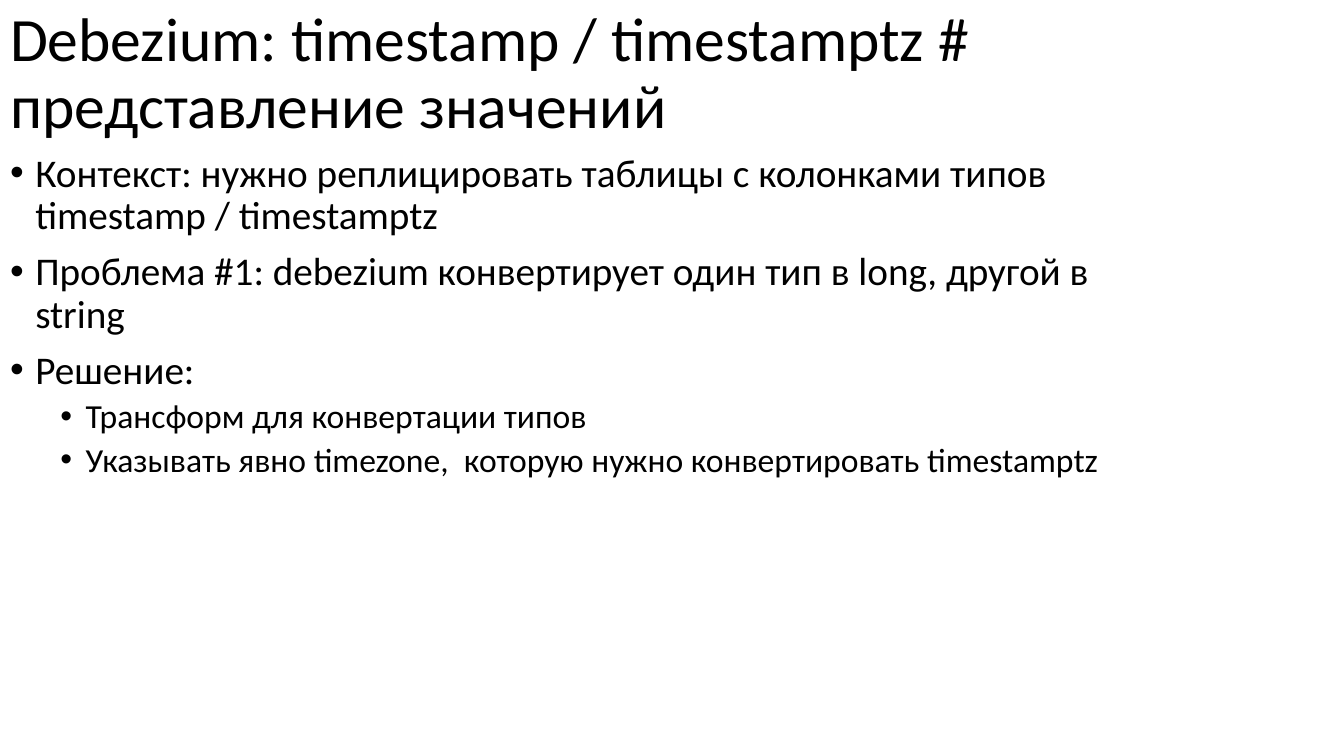
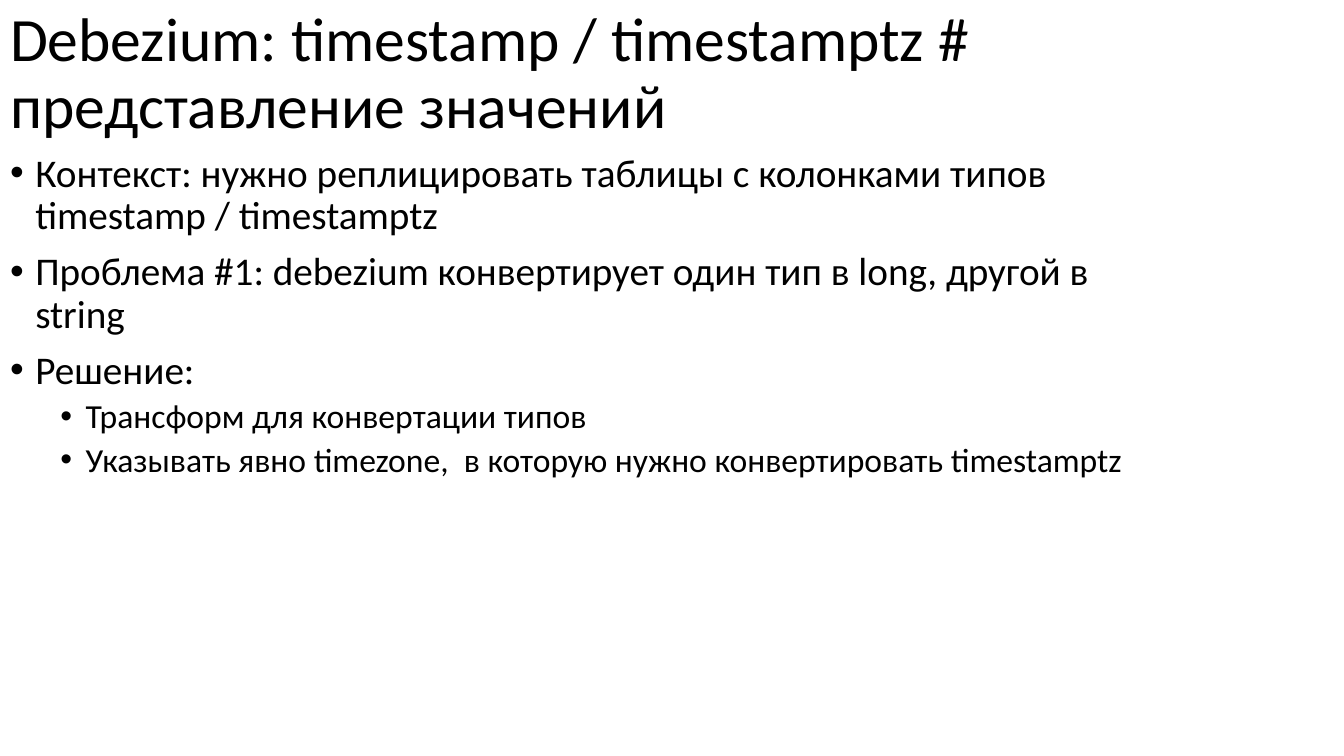
Before and after one commit to nryanov/presentations, a slide deck: slide 42 of smartdata/cdc-via-debezium/debezium-smartdata2025.pptx (slide 40 before the commit). Drawn at 1344x756 pixels with LibreOffice and Linux fonts; fonts in the diff are those of the drawing. Boxes give left, top, right and bottom in pixels: in the first picture for what was removed or moved away, otherwise in the second. Text is boxed around its words. In the diff, an @@ line names an element or a change of style, - is before the commit and + after.

```diff
--- a/smartdata/cdc-via-debezium/debezium-smartdata2025.pptx
+++ b/smartdata/cdc-via-debezium/debezium-smartdata2025.pptx
@@ text at bbox=[86, 448, 1122, 478]: text changed @@
-  • Указывать явно timezone, которую нужно конвертировать timestamptz
+  • Указывать явно timezone, в которую нужно конвертировать timestamptz
```
Also in this commit, not shown: 6 other slides changed, 3 slides added.
